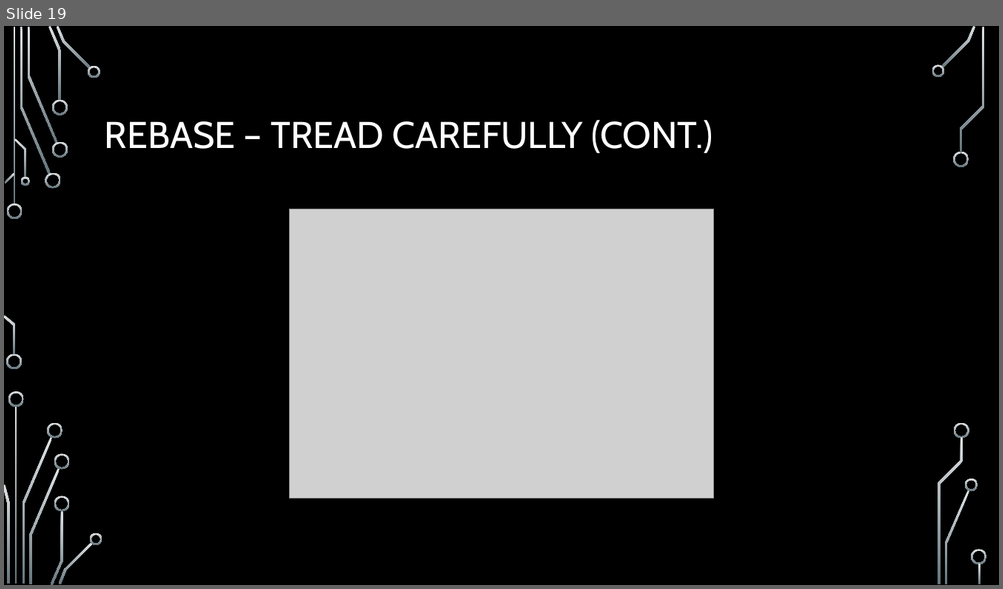
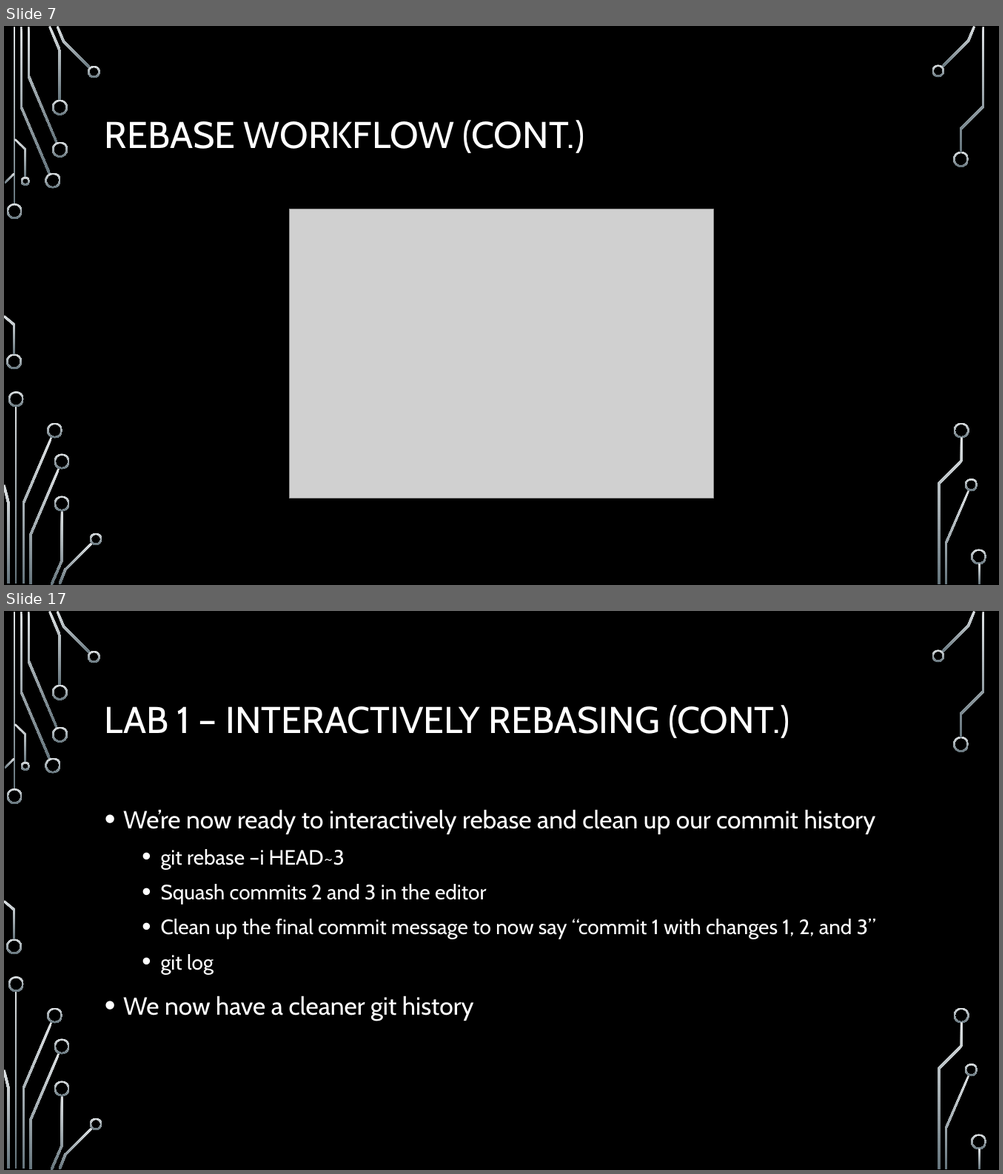
Before and after one commit to onideus/github-101-website, a slide deck: resources/Advanced github topics.pptx. Shown one above the other, each under a label of ours: slide 19 before the commit, slides 7 and 17 after it; the slides between them are not shown. The pictures are 1003x589 and 1003x1174 pixels, drawn with LibreOffice and Linux fonts; fonts in the diff are those of the drawing; grey boxes stand for pictures; background and template pictures are left out. Boxes give left, top, right and bottom in pixels: in the first picture for what was removed or moved away, otherwise in the second. Text is boxed around its words. In the diff, an @@ line names an element or a change of style, - is before the commit and + after.

```diff
--- a/resources/Advanced github topics.pptx
+++ b/resources/Advanced github topics.pptx
@@ slide 17 added at box(4, 611, 999, 1170), background picture (left out); not listed: 36 template elements that a slide beside it also shows @@
@@ title added at box(105, 705, 790, 738), 36 pt, text #FFFFFF @@
+LAB 1 – INTERACTIVELY REBASING (CONT.)
@@ text added at box(123, 809, 876, 1021), 20 pt, text #FFFFFF @@
+• We’re now ready to interactively rebase and clean up our commit history
+  • git rebase –i HEAD~3
+  • Squash commits 2 and 3 in the editor
+  • Clean up the final commit message to now say “commit 1 with changes 1, 2, and 3”
+  • git log
+• We now have a cleaner git history
@@ what was slide 19 is now slide 7 @@
@@ slide 7 changed as well @@
@@ title at box(105, 120, 585, 153): text changed @@
-REBASE – TREAD CAREFULLY (CONT.)
+REBASE WORKFLOW (CONT.)
```
Also in this commit, not shown: 2 other slides changed, 11 other slides added, 15 slides removed, 2 other files.
